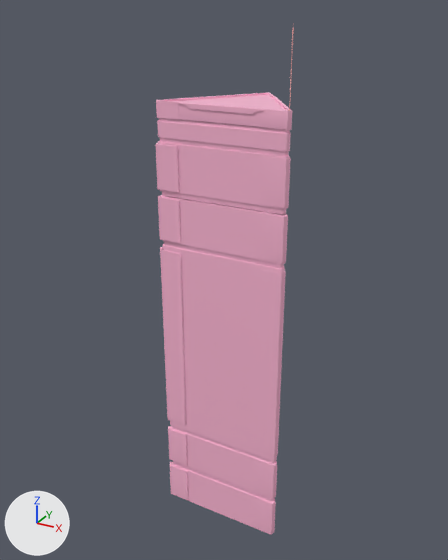
The FBX model Assets/Art/Models/Futuristic_City/Meshes/Building.1.fbx as it was, and as the next commit left it.
Both versions are drawn from a 50 mm camera at (48.5, -88.7, 91.6) aimed at (-0.9, 1.0, 46.7). The axes (+X, +Y, +Z) are drawn at lower left. The lights are the same throughout. Where no turn or scale is listed for an object, it has been applied to the vertices.

The older version as bpy lines, for what is in view:
```python
me_mesh = bpy.data.meshes.new('Mesh')
me_mesh.from_pydata(...)  # 18616 vertices, 37072 faces; spans x -9.2..14.0, y -7.0..10.8, z 0.0..89.6
# faces by material slot: [34435, 2637]
me_mesh.materials.append(mat_vc_building100)  # pink #ffb8d6
me_mesh.materials.append(mat_antenna)  # pink #ffb3b3
ob_building_1 = bpy.data.objects.new('Building_1', me_mesh)
ob_building_1.location = (0.0, 0.0, 0.0)
```
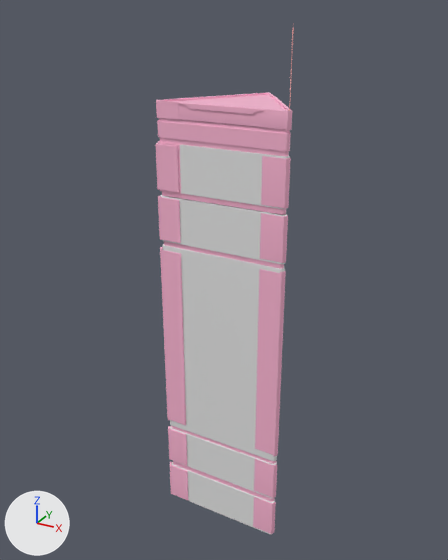
Commit message: add windows to buildings

The change in detail:
Material 'Window' (mat_window) is new.
Its base color is (0.8, 0.8, 0.8) (white #e7e7e7).
Its roughness is 0.434.
me_mesh has 18616 vertices, 37072 faces and spans x -9.2..14.0, y -7.0..10.8, z 0.0..89.6.
me_mesh is used by ob_building_1; location (0.0, 0.0, 0.0).
me_mesh part 1: 3400 of the faces centred in x -8.8..13.8, y -6.8..10.3, z 54.2..72.0 switch from mat_vc_building100 (pink #ffb8d6) to mat_window (white #e7e7e7).
me_mesh part 2: 3276 of the faces centred in x -8.8..13.8, y -6.8..10.3, z 0.0..17.7 switch from mat_vc_building100 (pink #ffb8d6) to mat_window (white #e7e7e7).
me_mesh part 3: 124 of the faces centred in x -8.8..13.8, y -6.8..10.3, z 29.9..42.0 switch from mat_vc_building100 (pink #ffb8d6) to mat_window (white #e7e7e7).

What differs and where, as boxes (x1, y1, x2, y2) in the pictures (448 x 560 px):
part 1 of me_mesh, recoloured (pink to white)
    both: (161, 145, 290, 271)
part 2 of me_mesh, recoloured (pink to white)
    both: (170, 424, 277, 535)
part 3 of me_mesh, recoloured (pink to white)
    both: (163, 247, 285, 460)
